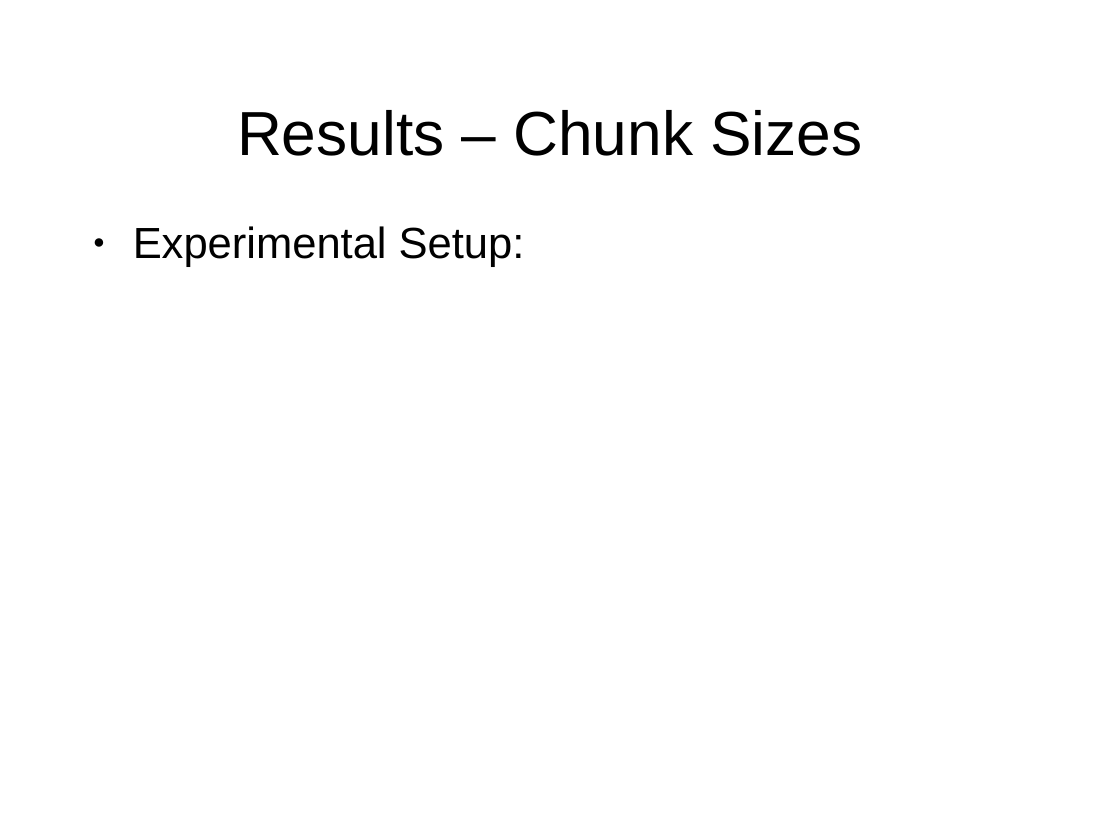
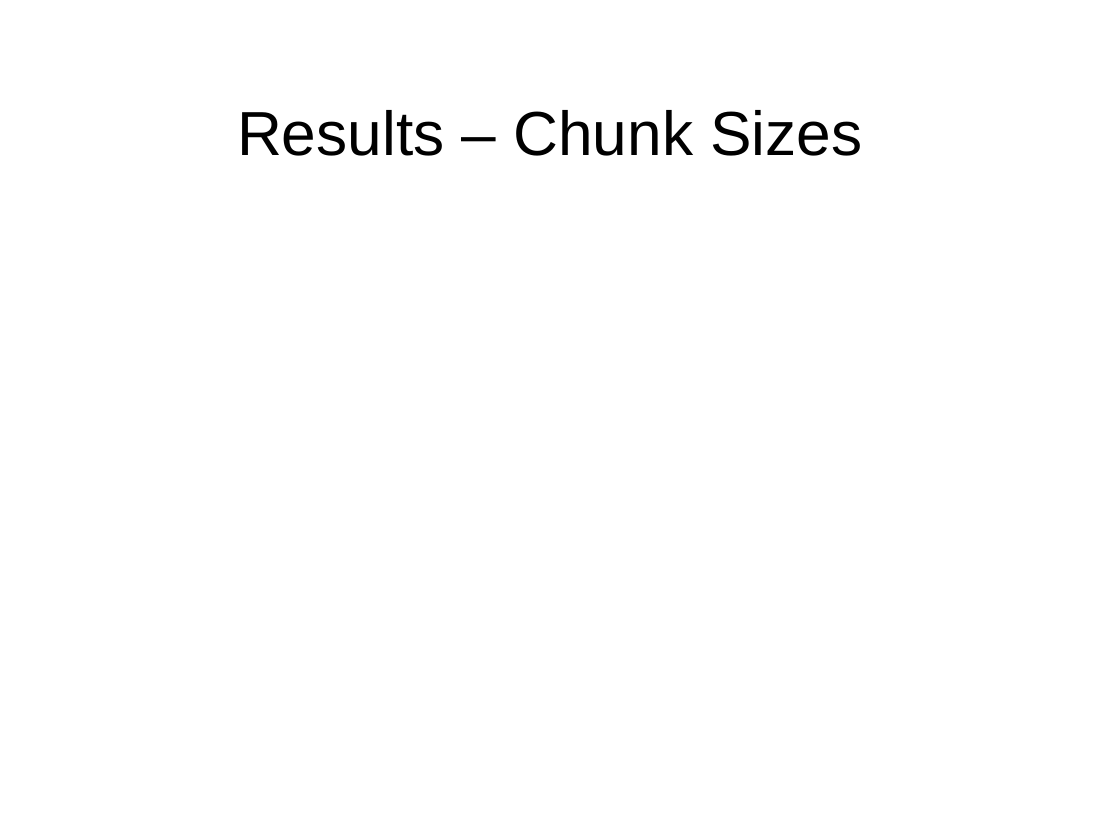
Before and after one commit to masomel/big-data-project, a slide deck: slide 10 of paper/Presentation_May17.ppt (slide 11 before the commit). Drawn at 1120x840 pixels with LibreOffice and Linux fonts; fonts in the diff are those of the drawing; background and template pictures are left out. Boxes give left, top, right and bottom in pixels: in the first picture for what was removed or moved away, otherwise in the second. Text is boxed around its words. In the diff, an @@ line names an element or a change of style, - is before the commit and + after.

```diff
--- a/paper/Presentation_May17.ppt
+++ b/paper/Presentation_May17.ppt
@@ text removed at (x1=133, y1=226, x2=525, y2=267) @@
-● Experimental Setup:
```
Also in this commit, not shown: 3 other slides changed, 4 slides added, 5 slides removed.
